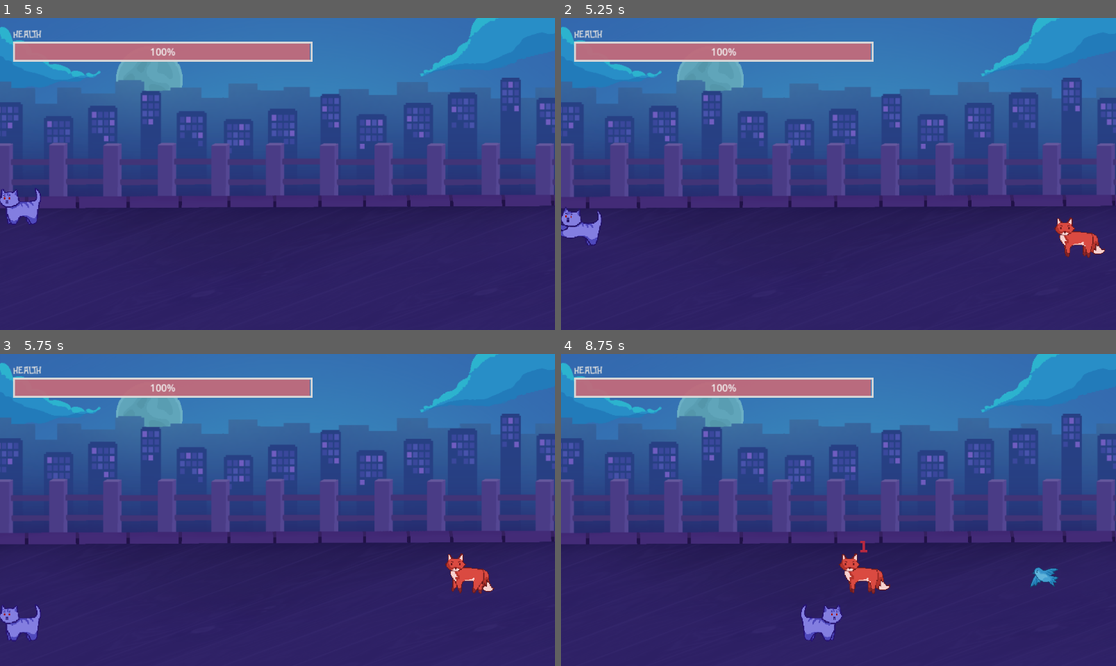
Above: before the commit, frames 1-4 (two rows, left to right).
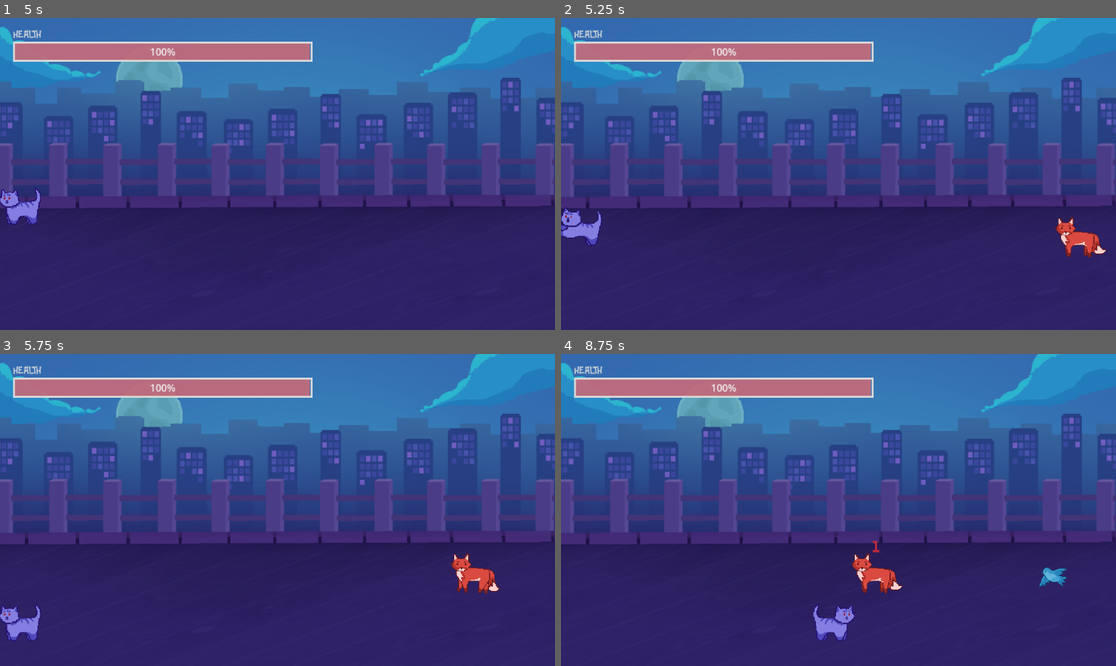
Above: after the commit, the same moments.

Repository: purple-affogato/magic-xmas-cat-game
Game: Godot game, scene res://present_level.tscn
The game is run twice, just before and just after one commit, with the same random seed, the same clock (stepped at 60 frames per second) and the same inputs. This scene is started directly instead of the project's main scene.
Inputs:
- Up to frame 1 (5 s): tap Enter (ui_accept) at 0.5, 0.77, 1.25, 1.52, 2, 3.02, 3.77, 4.52 s; hold Right (ui_right) 0.53-1.28 s; tap Q (normal_attack) every 0.75 s from 0.6 to 4.35 s; hold Down (ui_down) 1.28-2.03 s; hold Right (ui_right) 2.03-2.78 s; hold Up (ui_up) 2.78-3.53 s; hold Left (ui_left) from 3.53 s (still down)
- Up to frame 2 (5.25 s): release Left (ui_left) at 5.03 s; hold Down (ui_down) from 5.03 s (still down); tap Q (normal_attack) at 5.1 s
- Up to frame 3 (5.75 s): keep holding Down (ui_down)
- Up to frame 4 (8.75 s): release Down (ui_down) at 5.78 s; hold Right (ui_right) 5.78-6.53 s; tap Q (normal_attack) every 0.75 s from 5.85 to 8.1 s; tap Enter (ui_accept) at 6.02, 6.77, 7.52 s; hold Up (ui_up) 6.53-7.28 s; hold Right (ui_right) 7.28-8.03 s; hold Down (ui_down) from 8.03 s (still down)

Frame 1 is identical in both runs. In frame 2, 0.2% of the frame differs, in the area x 88-99%, y 63-77%; in frame 3, 0.5%; in frame 4, 1.7%, in the area x 43-92%, y 59-92%.

Commit message:
adjusted speed

Diff:
--- a/bird.gd
+++ b/bird.gd
@@ -1,7 +1,7 @@
 extends CharacterBody2D
 
 
-const SPEED = 200.0
+const SPEED = 170.0
 var playerX
 var flip = false
 var hp
--- a/fox.gd
+++ b/fox.gd
@@ -1,7 +1,7 @@
 extends CharacterBody2D
 
 
-const SPEED = 200.0
+const SPEED = 180.0
 var playerX
 var flip = false
 var hp
